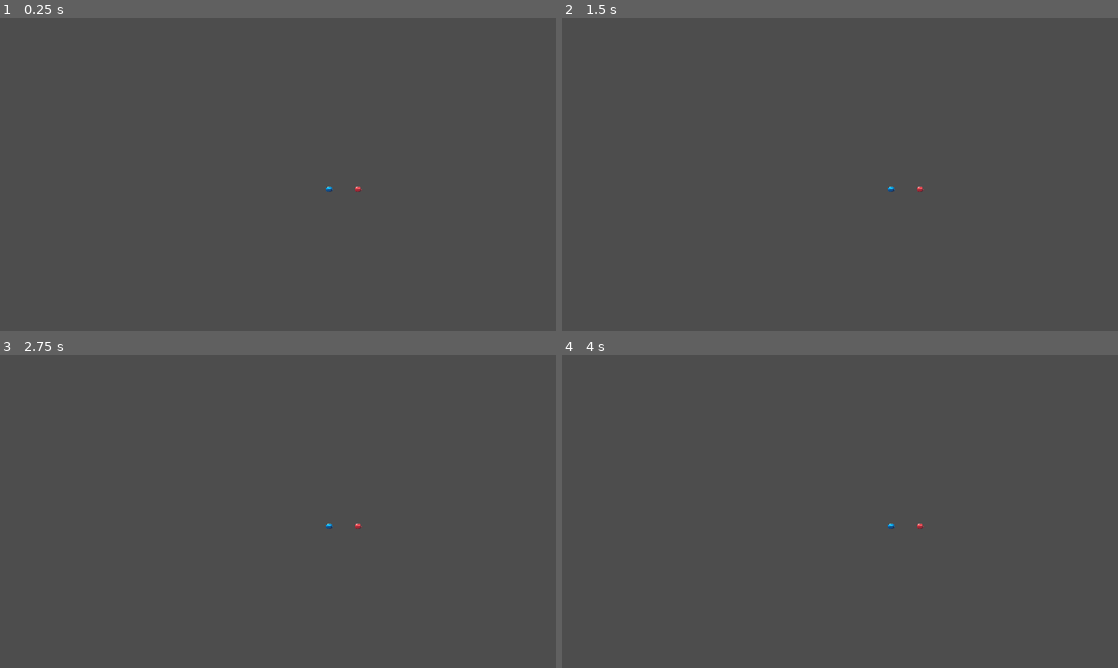
Above: before the commit, frames 1-4 (two rows, left to right).
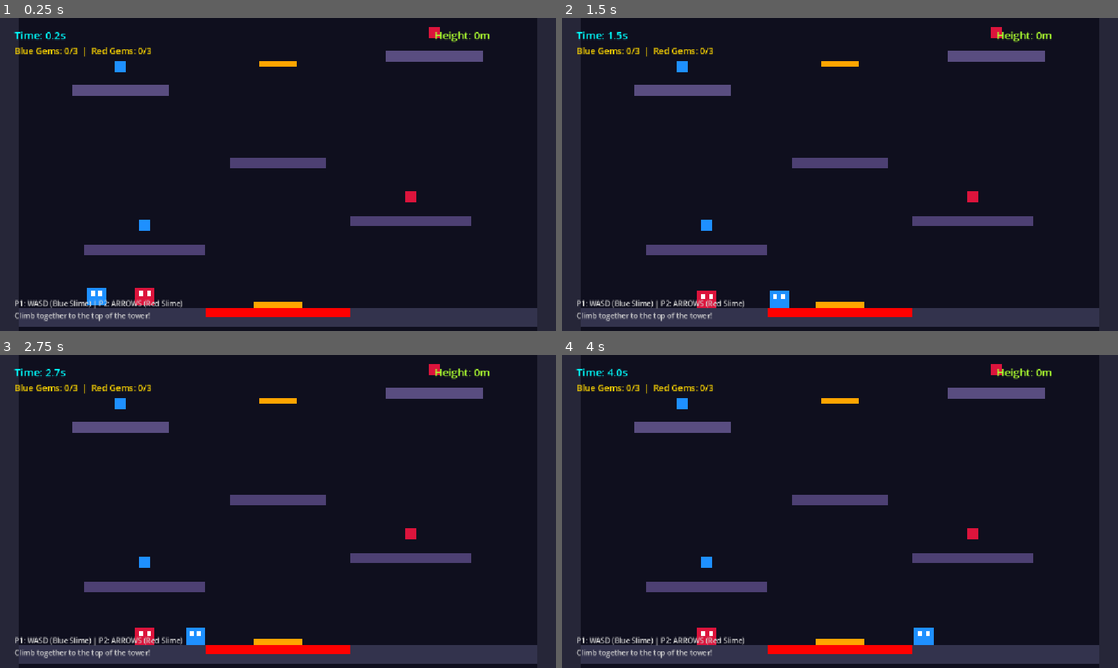
Above: after the commit, the same moments.

Repository: kyu-pitoon/bouncy-slimes
Game: Godot game, scene res://dungen.tscn
Two runs of this game, one before a commit and one after it. Both use one fixed random seed, a clock stepped at 60 frames per second and the inputs below.
Inputs:
- Up to frame 1 (0.25 s): no input
- Up to frame 2 (1.5 s): hold D (move_right_blue) from 0.53 s (still down); tap W (jump_blue) at 0.77 s
- Up to frame 3 (2.75 s): tap W (jump_blue) at 1.52 s; release D (move_right_blue) at 2.03 s; hold A (move_left_blue) from 2.03 s (still down)
- Up to frame 4 (4 s): release A (move_left_blue) at 2.78 s; hold D (move_right_blue) from 2.78 s (still down); tap W (jump_blue) at 3.02, 3.77 s

The runs differ from the first frame. In frame 1, 100% of the frame differs, in the area x 0-100%, y 0-100%; in frame 2, 100%; in frame 3, 100%; in frame 4, 100%.

Commit message:
fixed dungen

Diff:
--- a/dungen.gd
+++ b/dungen.gd
@@ -1,40 +1,321 @@
 extends Node2D
 
-@onready var tile_map_layer: TileMapLayer = $TileMapLayer
-@onready var lever_area: Area2D = $LeverArea2D
-
-# Update these to match your TileSet's Source ID and Atlas Coordinates
-var source_id: int = 0
-var lever_off_atlas_coords: Vector2i = Vector2i(4, 49) # the not flicked lever tile
-var lever_on_atlas_coords: Vector2i = Vector2i(5, 49) # The "flicked" lever tile
-var block_atlas_coords: Vector2i = Vector2i(10, 6)   # The tile you want to appear
-
-# For the OTHER tiles (like a bridge or door), list their grid coordinates
-var tiles_to_reveal: Array[ Vector2i] = [
-	Vector2i(5, 3),
-	Vector2i(6, 3),
-	Vector2i(7, 3)
-]
-
-var is_flicked: bool = false
-
-func _on_lever_area_2d_body_entered(body: Node2D) -> void:
-	# Check if the entering body is your CharacterBody2D (and prevent re-triggering)
-	if body is CharacterBody2D:
-		flick_lever()
-
-func flick_lever() -> void:
-	# 1. Automatically find the lever's Vector2i using the Area2D's position
-	var local_pos: Vector2 = tile_map_layer.to_local(lever_area.global_position)
-	var lever_cell: Vector2i = tile_map_layer.local_to_map(local_pos)
-
-	# 2. Update the lever tile to its "flicked" version
-	if is_flicked:
-		tile_map_layer.set_cell(lever_cell, source_id, lever_off_atlas_coords)
-	else:
-		tile_map_layer.set_cell(lever_cell, source_id, lever_on_atlas_coords)
-	is_flicked = !is_flicked
-
-	# 3. Simultaneously update all the other target tiles
-	for cell_pos in tiles_to_reveal:
-		tile_map_layer.set_cell(cell_pos, source_id, block_atlas_coords)
+var p1: CharacterBody2D # Blue Slime (WASD)
+var p2: CharacterBody2D # Red Slime (Arrow Keys)
+var camera: Camera2D
+
+var p1_score = 0
+var p2_score = 0
+
+var p1_at_top = false
+var p2_at_top = false
+
+var time_elapsed = 0.0
+var timer_label: Label
+var gem_label: Label
+var height_label: Label
+
+# Physics constants
+const GRAVITY = 1100.0
+const MOVE_SPEED = 300.0
+const JUMP_FORCE = -520.0
+
+func _ready():
+	setup_tower()
+
+func setup_tower():
+	for child in get_children():
+		child.queue_free()
+
+	p1_score = 0
+	p2_score = 0
+	p1_at_top = false
+	p2_at_top = false
+	time_elapsed = 0.0
+
+	# 1. Background (Tall Vertical Shaft)
+	var bg = ColorRect.new()
+	bg.size = Vector2(1152, 3000)
+	bg.position = Vector2(0, -2352)
+	bg.color = Color(0.06, 0.06, 0.12)
+	add_child(bg)
+
+	# 2. Camera that tracks players upwards
+	camera = Camera2D.new()
+	camera.position = Vector2(576, 324)
+	camera.zoom = Vector2(1.0, 1.0)
+	add_child(camera)
+	camera.make_current()
+
+	# 3. Canvas Layer for UI (Stays locked on screen while climbing)
+	var canvas = CanvasLayer.new()
+	add_child(canvas)
+
+	timer_label = Label.new()
+	timer_label.position = Vector2(30, 20)
+	timer_label.add_theme_font_size_override("font_size", 22)
+	timer_label.add_theme_color_override("font_color", Color.CYAN)
+	canvas.add_child(timer_label)
+
+	gem_label = Label.new()
+	gem_label.position = Vector2(30, 55)
+	gem_label.add_theme_font_size_override("font_size", 18)
+	gem_label.add_theme_color_override("font_color", Color.GOLD)
+	canvas.add_child(gem_label)
+	update_ui()
+
+	height_label = Label.new()
+	height_label.position = Vector2(900, 20)
+	height_label.add_theme_font_size_override("font_size", 22)
+	height_label.add_theme_color_override("font_color", Color.GREEN_YELLOW)
+	canvas.add_child(height_label)
+
+	var status = Label.new()
+	status.text = "P1: WASD (Blue Slime) | P2: ARROWS (Red Slime)\nClimb together to the top of the tower!"
+	status.position = Vector2(30, 580)
+	status.add_theme_font_size_override("font_size", 15)
+	status.add_theme_color_override("font_color", Color.LIGHT_GRAY)
+	canvas.add_child(status)
+
+	# 4. Build Tower Architecture
+	create_platform(Vector2(576, 620), Vector2(1152, 40), Color(0.2, 0.2, 0.3))
+
+	# Tower Walls
+	create_platform(Vector2(20, -1000), Vector2(40, 4000), Color(0.15, 0.15, 0.22))
+	create_platform(Vector2(1132, -1000), Vector2(40, 4000), Color(0.15, 0.15, 0.22))
+
+	# --- SECTION 1: Lower Climb ---
+	create_platform(Vector2(300, 480), Vector2(250, 22), Color(0.3, 0.25, 0.45))
+	create_platform(Vector2(850, 420), Vector2(250, 22), Color(0.3, 0.25, 0.45))
+	create_gem(Vector2(300, 430), "p1")
+	create_gem(Vector2(850, 370), "p2")
+
+	# --- SECTION 2: Mid Climb ---
+	create_platform(Vector2(576, 300), Vector2(200, 22), Color(0.3, 0.25, 0.45))
+	create_slime_pad(Vector2(576, 595), Vector2(100, 16), -750)
+	create_hazard(Vector2(576, 610), Vector2(300, 20), Color.RED, "lava")
+
+	create_platform(Vector2(250, 150), Vector2(200, 22), Color(0.35, 0.3, 0.5))
+	create_platform(Vector2(900, 80), Vector2(200, 22), Color(0.35, 0.3, 0.5))
+	create_gem(Vector2(250, 100), "p1")
+	create_gem(Vector2(900, 30), "p2")
+
+	# --- SECTION 3: High Climb ---
+	create_platform(Vector2(576, -80), Vector2(180, 22), Color(0.4, 0.3, 0.55))
+	create_slime_pad(Vector2(576, 95), Vector2(80, 14), -850)
+
+	create_platform(Vector2(300, -250), Vector2(160, 22), Color(0.4, 0.3, 0.55))
+	create_platform(Vector2(800, -350), Vector2(160, 22), Color.DARK_VIOLET)
+	create_gem(Vector2(300, -300), "p1")
+	create_gem(Vector2(800, -400), "p2")
+
+	# --- SECTION 4: Peak (Summit) ---
+	create_platform(Vector2(576, -550), Vector2(300, 26), Color.REBECCA_PURPLE)
+
+	create_door(Vector2(516, -610), Color.DODGER_BLUE, "p1")
+	create_door(Vector2(636, -610), Color.CRIMSON, "p2")
+
+	# 5. Spawn Players
+	p1 = create_slime(Vector2(200, 540), Color.DODGER_BLUE, "BlueSlime", "acid")
+	p2 = create_slime(Vector2(300, 540), Color.CRIMSON, "RedSlime", "lava")
+
+func create_slime(pos: Vector2, col: Color, p_name: String, safe_type: String) -> CharacterBody2D:
+	var body = CharacterBody2D.new()
+	body.name = p_name
+	body.position = pos
+	body.set_meta("safe_hazard", safe_type)
+	add_child(body)
+
+	var rect = ColorRect.new()
+	rect.size = Vector2(40, 34)
+	rect.position = Vector2(-20, -17)
+	rect.color = col
+	body.add_child(rect)
+
+	var eye1 = ColorRect.new()
+	eye1.size = Vector2(8, 10)
+	eye1.position = Vector2(-12, -12)
+	eye1.color = Color.WHITE
+	body.add_child(eye1)
+
+	var eye2 = ColorRect.new()
+	eye2.size = Vector2(8, 10)
+	eye2.position = Vector2(4, -12)
+	eye2.color = Color.WHITE
+	body.add_child(eye2)
+
+	var cshape = CollisionShape2D.new()
+	var shape = RectangleShape2D.new()
+	shape.size = Vector2(40, 34)
+	cshape.shape = shape
+	body.add_child(cshape)
+	return body
+
+func create_platform(pos: Vector2, size: Vector2, col: Color):
+	var wall = StaticBody2D.new()
+	wall.position = pos
+	add_child(wall)
+
+	var rect = ColorRect.new()
+	rect.size = size
+	rect.position = -size / 2
+	rect.color = col
+	wall.add_child(rect)
+
+	var cshape = CollisionShape2D.new()
+	var shape = RectangleShape2D.new()
+	shape.size = size
+	cshape.shape = shape
+	wall.add_child(cshape)
+
+func create_slime_pad(pos: Vector2, size: Vector2, bounce_power: float):
+	var pad = Area2D.new()
+	pad.position = pos
+	add_child(pad)
+
+	var rect = ColorRect.new()
+	rect.size = size
+	rect.position = -size / 2
+	rect.color = Color.ORANGE
+	pad.add_child(rect)
+
+	var cshape = CollisionShape2D.new()
+	var shape = RectangleShape2D.new()
+	shape.size = size
+	cshape.shape = shape
+	pad.add_child(cshape)
+
+	pad.body_entered.connect(func(body):
+		if body is CharacterBody2D:
+			body.velocity.y = bounce_power
+	)
+
+func create_hazard(pos: Vector2, size: Vector2, col: Color, _h_type: String):
+	var haz = Area2D.new()
+	haz.position = pos
+	add_child(haz)
+
+	var rect = ColorRect.new()
+	rect.size = size
+	rect.position = -size / 2
+	rect.color = col
+	haz.add_child(rect)
+
+	var cshape = CollisionShape2D.new()
+	var shape = RectangleShape2D.new()
+	shape.size = size
+	cshape.shape = shape
+	haz.add_child(cshape)
+
+	haz.body_entered.connect(func(body):
+		if body is CharacterBody2D:
+			body.position = Vector2(250, 540)
+			body.velocity = Vector2.ZERO
+	)
+
+func create_gem(pos: Vector2, gem_type: String):
+	var gem = Area2D.new()
+	gem.position = pos
+	add_child(gem)
+
+	var rect = ColorRect.new()
+	rect.size = Vector2(22, 22)
+	rect.position = Vector2(-11, -11)
+	rect.color = Color.DODGER_BLUE if gem_type == "p1" else Color.CRIMSON
+	gem.add_child(rect)
+
+	var cshape = CollisionShape2D.new()
+	var shape = RectangleShape2D.new()
+	shape.size = Vector2(22, 22)
+	cshape.shape = shape
+	gem.add_child(cshape)
+
+	gem.body_entered.connect(func(body):
+		if body == p1 and gem_type == "p1":
+			p1_score += 1
+			gem.queue_free()
+			update_ui()
+		elif body == p2 and gem_type == "p2":
+			p2_score += 1
+			gem.queue_free()
+			update_ui()
+	)
+
+func create_door(pos: Vector2, col: Color, door_type: String):
+	var door = Area2D.new()
+	door.position = pos
+	add_child(door)
+
+	var rect = ColorRect.new()
+	rect.size = Vector2(45, 65)
+	rect.position = Vector2(-22.5, -32.5)
+	rect.color = col
+	door.add_child(rect)
+
+	var cshape = CollisionShape2D.new()
+	var shape = RectangleShape2D.new()
+	shape.size = Vector2(45, 65)
+	cshape.shape = shape
+	door.add_child(cshape)
+
+	door.body_entered.connect(func(body):
+		if body == p1 and door_type == "p1" and p1_score >= 3:
+			p1_at_top = true
+		elif body == p2 and door_type == "p2" and p2_score >= 3:
+			p2_at_top = true
+	)
+	door.body_exited.connect(func(body):
+		if body == p1 and door_type == "p1": p1_at_top = false
+		if body == p2 and door_type == "p2": p2_at_top = false
+	)
+
+func _physics_process(delta):
+	if not p1 or not p2:
+		return
+
+	time_elapsed += delta
+	if timer_label:
+		timer_label.text = "Time: " + "%.1f" % time_elapsed + "s"
+
+	# Smooth Camera tracking using explicit float values (-500.0 and 324.0)
+	var midpoint_y = (p1.position.y + p2.position.y) / 2.0
+	camera.position.y = lerp(camera.position.y, float(clamp(midpoint_y, -500.0, 324.0)), delta * 5.0)
+
+	var current_height = max(0, int(540 - (p1.position.y + p2.position.y) / 2))
+	if height_label:
+		height_label.text = "Height: " + str(current_height) + "m"
+
+	# P1 Controls (WASD)
+	var p1_dir = 0
+	if Input.is_key_pressed(KEY_A): p1_dir -= 1
+	if Input.is_key_pressed(KEY_D): p1_dir += 1
+	p1.velocity.x = p1_dir * MOVE_SPEED
+
+	if not p1.is_on_floor():
+		p1.velocity.y += GRAVITY * delta
+	elif Input.is_key_pressed(KEY_W):
+		p1.velocity.y = JUMP_FORCE
+	p1.move_and_slide()
+
+	# P2 Controls (Arrows)
+	var p2_dir = 0
+	if Input.is_key_pressed(KEY_LEFT): p2_dir -= 1
+	if Input.is_key_pressed(KEY_RIGHT): p2_dir += 1
+	p2.velocity.x = p2_dir * MOVE_SPEED
+
+	if not p2.is_on_floor():
+		p2.velocity.y += GRAVITY * delta
+	elif Input.is_key_pressed(KEY_UP):
+		p2.velocity.y = JUMP_FORCE
+	p2.move_and_slide()
+
+	if p1_at_top and p2_at_top:
+		var final_score = max(100, 5000 - int(time_elapsed * 20))
+		if timer_label:
+			timer_label.text = "VICTORY! SCORE: " + str(final_score)
+		p1.queue_free()
+		p2.queue_free()
+
+func update_ui():
+	if gem_label:
+		gem_label.text = "Blue Gems: " + str(p1_score) + "/3  |  Red Gems: " + str(p2_score) + "/3"
